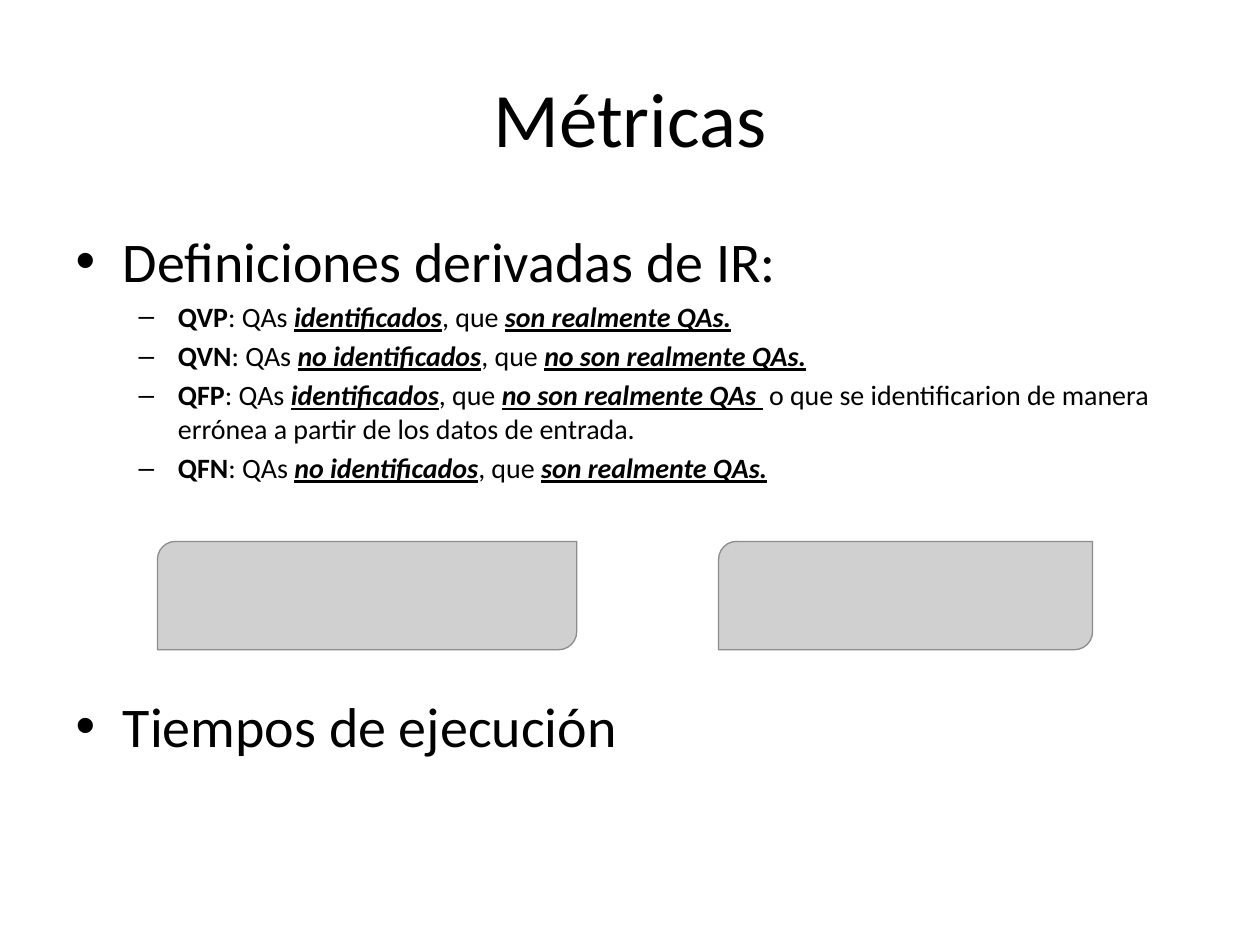
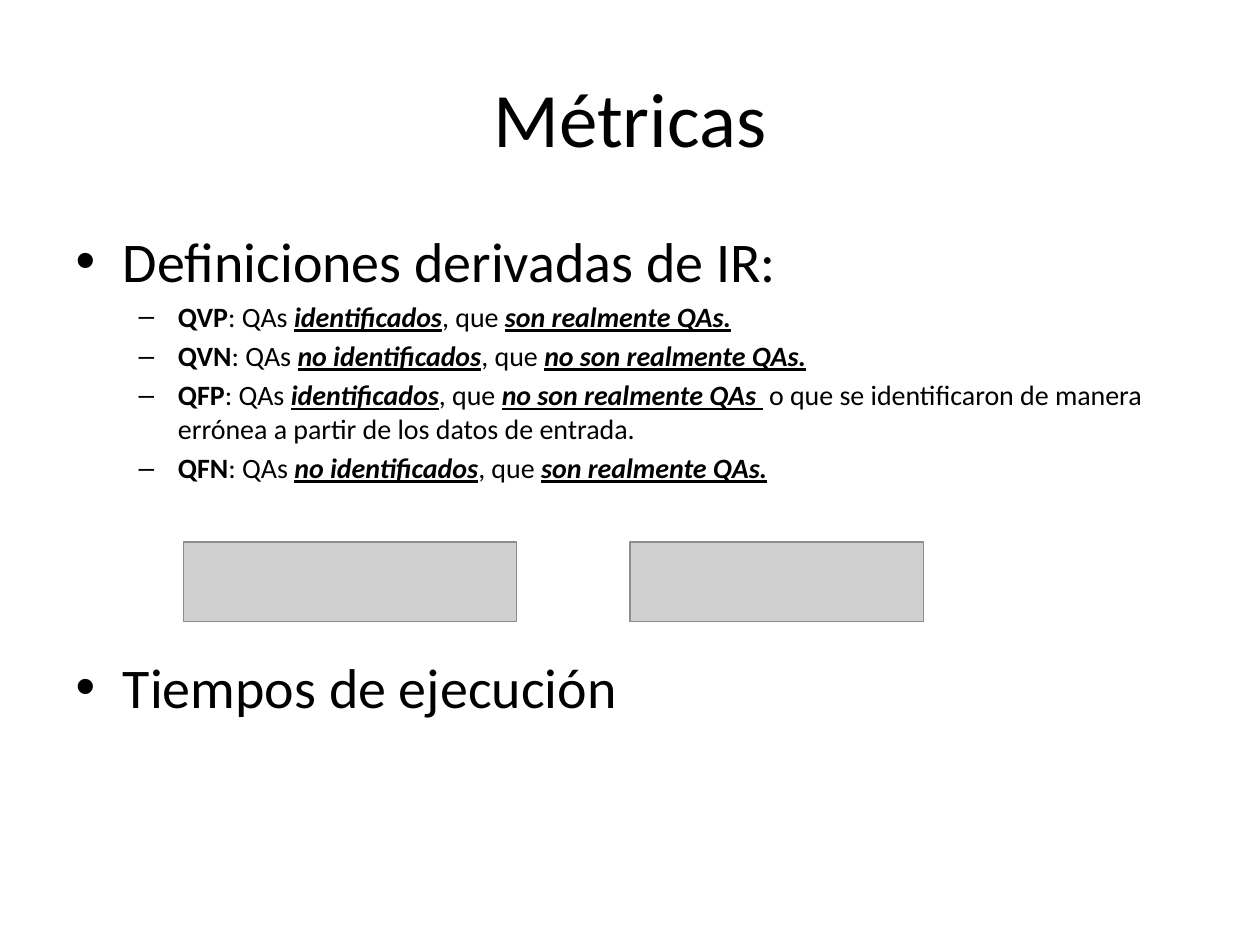
Before and after one commit to alejandrorago/qatesis2, a slide deck: slide 11 of Capitulos Finales/filiminasPeladas.pptx. Drawn at 1260x945 pixels with LibreOffice and Linux fonts; fonts in the diff are those of the drawing; grey boxes stand for pictures. Boxes give left, top, right and bottom in pixels: in the first picture for what was removed or moved away, otherwise in the second. Text is boxed around its words. In the diff, an @@ line names an element or a change of style, - is before the commit and + after.

```diff
--- a/Capitulos Finales/filiminasPeladas.pptx
+++ b/Capitulos Finales/filiminasPeladas.pptx
@@ text at [178,385,1142,444]: text changed @@
-  – QFP: QAs identificados, que no son realmente QAs o que se identificarion de manera errónea a partir de los datos de entrada.
+  – QFP: QAs identificados, que no son realmente QAs o que se identificaron de manera errónea a partir de los datos de entrada.
@@ picture: place and size @@
-picture at [158,542,577,650]
+picture at [184,542,517,621]
@@ picture added at [630,542,924,621] @@
@@ picture removed at [718,542,1092,650] @@
```
Also in this commit, not shown: 8 other slides changed, 3 slides added, 1 slide removed.
